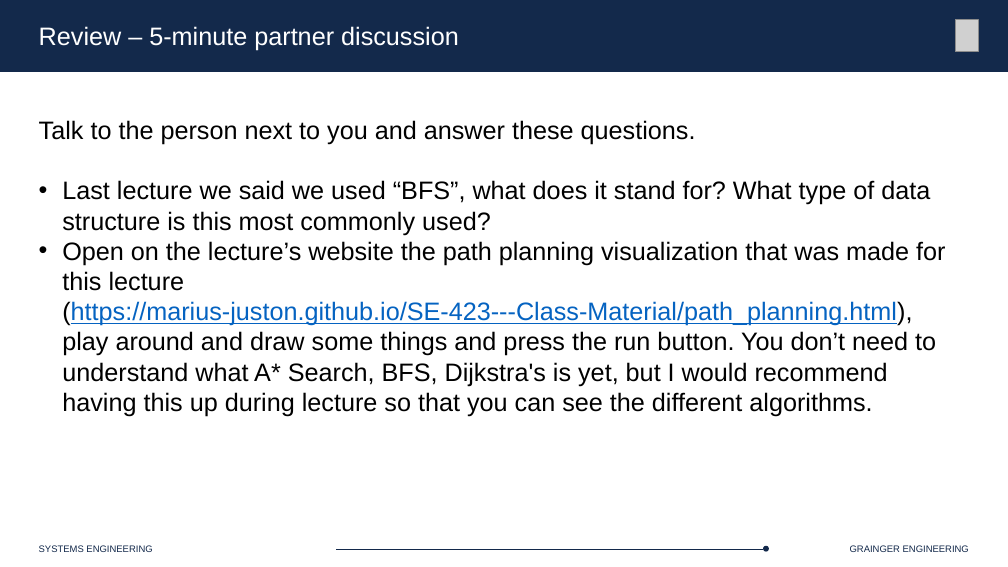
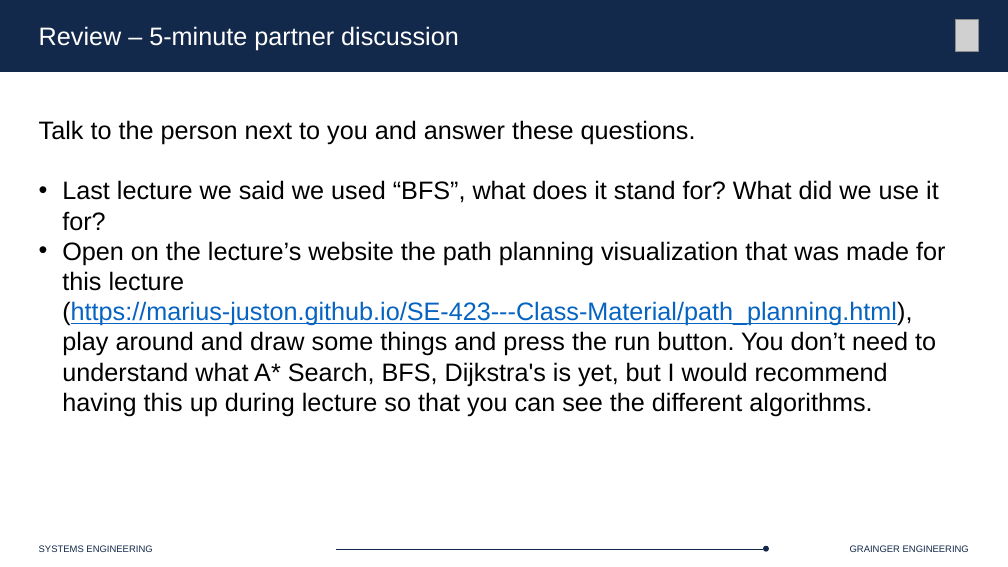
Before and after one commit to Marius-Juston/SE-423---Class-Material, a slide deck: slide 2 of Lectures/Slides/L18.pptx. Drawn at 1008x567 pixels with LibreOffice and Linux fonts; fonts in the diff are those of the drawing; grey boxes stand for pictures. Boxes give left, top, right and bottom in pixels: in the first picture for what was removed or moved away, otherwise in the second. Text is boxed around its words. In the diff, an @@ line names an element or a change of style, - is before the commit and + after.

Commit message:
minor edit to review question

```diff
--- a/Lectures/Slides/L18.pptx
+++ b/Lectures/Slides/L18.pptx
@@ text at box(62, 180, 939, 231): text changed @@
-• Last lecture we said we used “BFS”, what does it stand for? What type of data structure is this most commonly used?
+• Last lecture we said we used “BFS”, what does it stand for? What did we use it for?
```
